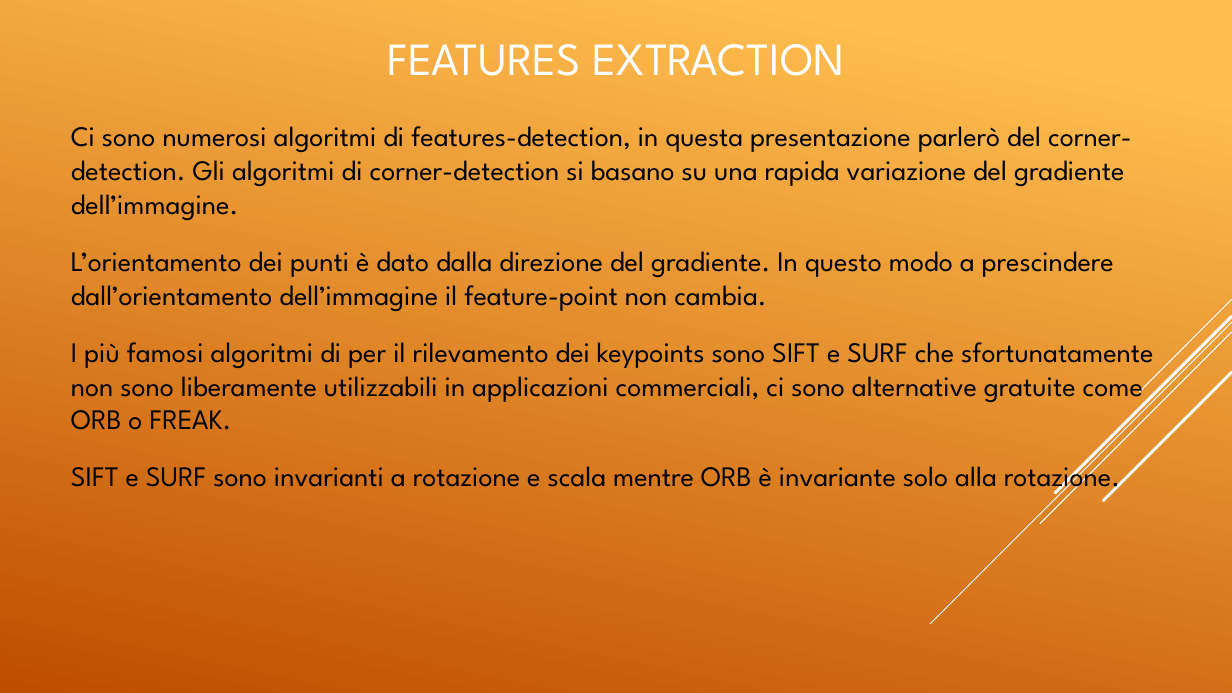
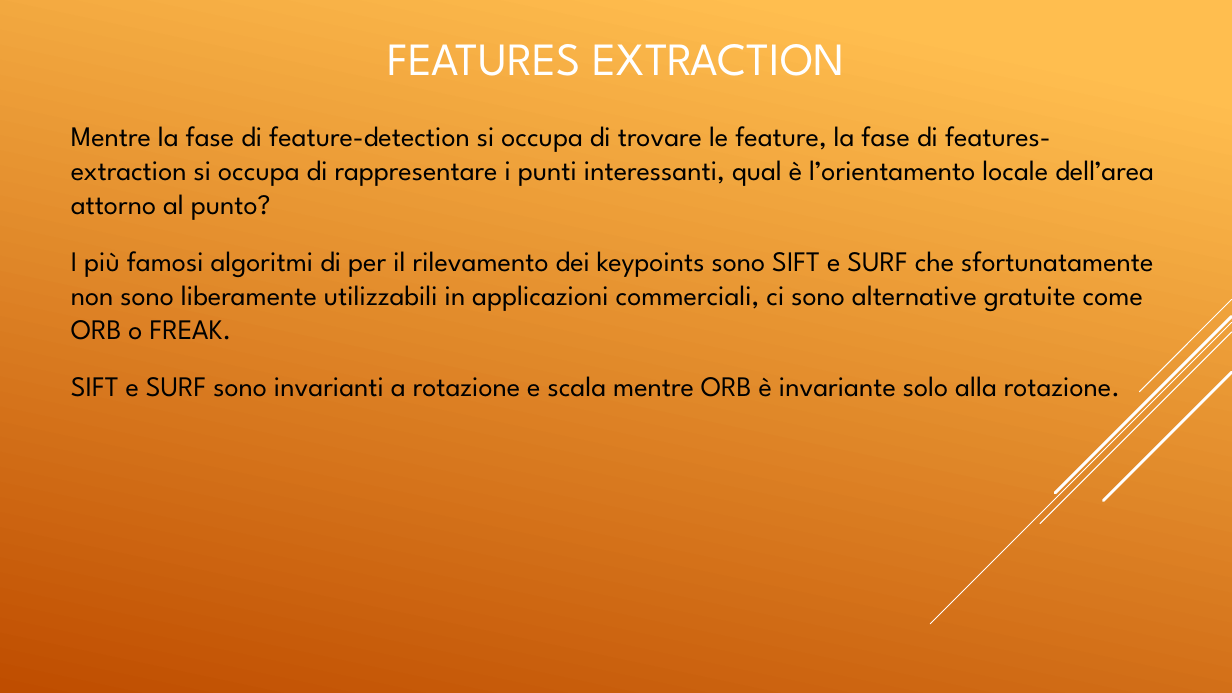
Before and after one commit to elvisdukaj/presentazione, a slide deck: slide 28 of presentazione/Tesina Elvis.pptx. Drawn at 1232x693 pixels with LibreOffice and Linux fonts; fonts in the diff are those of the drawing. Boxes give left, top, right and bottom in pixels: in the first picture for what was removed or moved away, otherwise in the second. Text is boxed around its words. In the diff, an @@ line names an element or a change of style, - is before the commit and + after.

```diff
--- a/presentazione/Tesina Elvis.pptx
+++ b/presentazione/Tesina Elvis.pptx
@@ text at [71, 126, 1154, 220]: text changed @@
-Ci sono numerosi algoritmi di features-detection, in questa presentazione parlerò del corner-detection. Gli algoritmi di corner-detection si basano su una rapida variazione del gradiente dell’immagine.
-L’orientamento dei punti è dato dalla direzione del gradiente. In questo modo a prescindere dall’orientamento dell’immagine il feature-point non cambia.
+Mentre la fase di feature-detection si occupa di trovare le feature, la fase di features-extraction si occupa di rappresentare i punti interessanti, qual è l’orientamento locale dell’area attorno al punto?
```
Also in this commit, not shown: 3 other slides changed.
